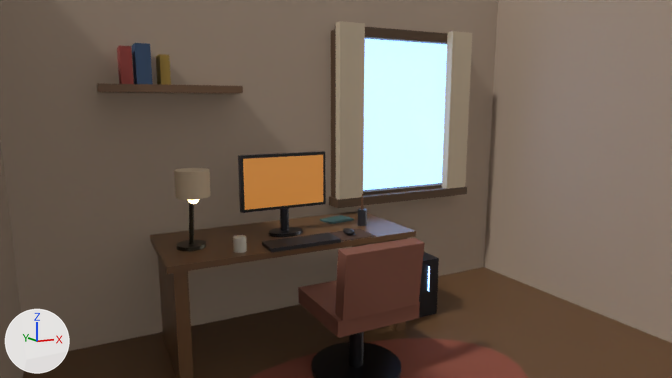
The Blender file Blender/CozyDeskRoom/cozydeskroom.blend as it was, and as the next commit left it.
Both versions are drawn from the file's camera 'Camera_Hero'. Lighting does not change. The marker at lower left points along +X, +Y and +Z. The first picture is the older version.

The scene before the commit, as lines of its bpy script (objects in view):
```python
me_book2_mesh = bpy.data.meshes.new('Book2_Mesh')
me_book2_mesh.from_pydata(...)  # a box spanning x -1.0..1.0, y -1.0..1.0, z -1.0..1.0
me_book2_mesh.materials.append(mat_book2_material)  # dark blue #38506f
me_leftwall_mesh = bpy.data.meshes.new('LeftWall_Mesh')
me_leftwall_mesh.from_pydata(...)  # a box spanning x -1.0..1.0, y -1.0..1.0, z -1.0..1.0
me_leftwall_mesh.materials.append(mat_wallplaster_material_001)  # beige #ad9986
me_monitorscreen_mesh = bpy.data.meshes.new('MonitorScreen_Mesh')
me_monitorscreen_mesh.from_pydata([(-1.0, -1.0, 0.0), (1.0, -1.0, 0.0), (1.0, 1.0, 0.0), (-1.0, 1.0, 0.0)], [], [(0, 1, 2, 3)])
me_monitorscreen_mesh.materials.append(mat_monitorscreen_material_002)  # brown #956938, glowing orange #e7953f
ob_book2 = bpy.data.objects.new('Book2', me_book2_mesh)
ob_book2.location = (-1.18, 1.9, 1.9)
ob_book2.scale = (0.045, 0.11, 0.125)
ob_leftwall = bpy.data.objects.new('LeftWall', me_leftwall_mesh)
ob_leftwall.location = (-2.06, 0.0, 1.35)
ob_leftwall.scale = (0.06, 2.0, 1.35)
ob_monitorscreen = bpy.data.objects.new('MonitorScreen', me_monitorscreen_mesh)
ob_monitorscreen.location = (-0.35, 1.525, 1.13)
ob_monitorscreen.rotation_euler = (1.571, 0.0, 0.0)  # degrees (90, 0, 0)
ob_monitorscreen.scale = (0.29, 0.17, 1.0)
# also in view: 'MonitorFrame' at (-0.35, 1.55, 1.13); 'BackWallLeft' at (-0.85, 2.06, 1.55); 'Keyboard' at (-0.35, 1.25, 0.77); 'RightWall' at (2.06, 0.0, 1.35); 'ComputerTower' at (0.75, 1.55, 0.23)
```
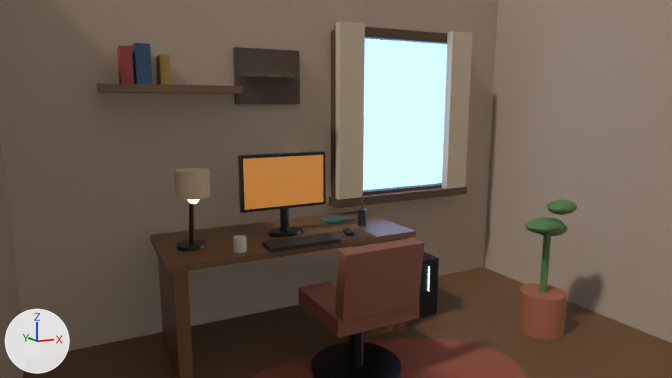
Where the change shows, as pixel boxes [x1, y1, x2, y2] in the pictures (672 x 378 px):
'PictureFrame', added (brown): after [233, 47, 300, 104]
'PlantPot', added (brown): after [517, 283, 567, 340]
'PlantLeaf1', added (dark green): after [525, 217, 564, 233]
'PlantStem', added (dark green): after [539, 217, 551, 293]
'PlantLeaf3', added: after [547, 200, 577, 215]
'PlantLeaf2', added: after [539, 223, 568, 236]
'PictureArt', added: after [246, 75, 299, 78]

The change, as a list of edits to the scene's bpy script:
```text
Add mat_pictureframe_material:
    mat_pictureframe_material = principled_material('PictureFrame_Material')
    mat_pictureframe_material.base_color = (0.07, 0.04, 0.02)  # brown #4b3827
Add mat_plantgreen_material:
    mat_plantgreen_material = principled_material('PlantGreen_Material')
    mat_plantgreen_material.base_color = (0.08, 0.18, 0.06)  # dark green #507645
    mat_plantgreen_material.roughness = 0.7
Add mat_plantpot_material:
    mat_plantpot_material = principled_material('PlantPot_Material')
    mat_plantpot_material.base_color = (0.32, 0.11, 0.05)  # brown #995d3f
    mat_plantpot_material.roughness = 0.9
Add me_pictureart_mesh:
    me_pictureart_mesh.from_pydata([(-1.0, -1.0, 0.0), (1.0, -1.0, 0.0), (1.0, 1.0, 0.0), (-1.0, 1.0, 0.0)], [], [(0, 1, 2, 3)])
Add me_pictureframe_mesh:
    me_pictureframe_mesh.from_pydata(...)  # a box spanning x -1.0..1.0, y -1.0..1.0, z -1.0..1.0
    me_pictureframe_mesh.materials.append(mat_pictureframe_material)  # brown #4b3827
Add me_plantleaf3_mesh:
    me_plantleaf3_mesh.from_pydata(...)  # a UV sphere (16 segments, 8 rings, poles along z) spanning x -1.0..1.0, y -1.0..1.0, z -1.0..1.0
    me_plantleaf3_mesh.materials.append(mat_plantgreen_material)  # dark green #507645
Add me_plantleaf2_mesh:
    me_plantleaf2_mesh.from_pydata(...)  # a UV sphere (16 segments, 8 rings, poles along z) spanning x -1.0..1.0, y -1.0..1.0, z -1.0..1.0
    me_plantleaf2_mesh.materials.append(mat_plantgreen_material)  # dark green #507645
Add me_plantleaf1_mesh:
    me_plantleaf1_mesh.from_pydata(...)  # a UV sphere (16 segments, 8 rings, poles along z) spanning x -1.0..1.0, y -1.0..1.0, z -1.0..1.0
    me_plantleaf1_mesh.materials.append(mat_plantgreen_material)  # dark green #507645
Add me_plantstem_mesh:
    me_plantstem_mesh.from_pydata(...)  # a 32-sided cylinder along z spanning x -1.0..1.0, y -1.0..1.0, z -1.0..1.0
    me_plantstem_mesh.materials.append(mat_plantgreen_material)  # dark green #507645
Add me_plantpot_mesh:
    me_plantpot_mesh.from_pydata(...)  # a 32-sided cylinder along z spanning x -1.0..1.0, y -1.0..1.0, z -1.0..1.0
    me_plantpot_mesh.materials.append(mat_plantpot_material)  # brown #995d3f
Add ob_pictureart:
    ob_pictureart = bpy.data.objects.new('PictureArt', me_pictureart_mesh)
    ob_pictureart.location = (-0.3, 1.945, 1.85)
    ob_pictureart.scale = (0.2, 0.15, 1.0)
Add ob_pictureframe:
    ob_pictureframe = bpy.data.objects.new('PictureFrame', me_pictureframe_mesh)
    ob_pictureframe.location = (-0.3, 1.97, 1.85)
    ob_pictureframe.scale = (0.25, 0.02, 0.2)
Add ob_plantleaf3:
    ob_plantleaf3 = bpy.data.objects.new('PlantLeaf3', me_plantleaf3_mesh)
    ob_plantleaf3.location = (1.35, 0.65, 0.95)
    ob_plantleaf3.scale = (0.12, 0.08, 0.05)
Add ob_plantleaf2:
    ob_plantleaf2 = bpy.data.objects.new('PlantLeaf2', me_plantleaf2_mesh)
    ob_plantleaf2.location = (1.45, 0.8, 0.75)
    ob_plantleaf2.scale = (0.14, 0.09, 0.05)
Add ob_plantleaf1:
    ob_plantleaf1 = bpy.data.objects.new('PlantLeaf1', me_plantleaf1_mesh)
    ob_plantleaf1.location = (1.25, 0.7, 0.82)
    ob_plantleaf1.scale = (0.16, 0.1, 0.05)
Add ob_plantstem:
    ob_plantstem = bpy.data.objects.new('PlantStem', me_plantstem_mesh)
    ob_plantstem.location = (1.35, 0.75, 0.55)
    ob_plantstem.scale = (0.025, 0.025, 0.3)
Add ob_plantpot:
    ob_plantpot = bpy.data.objects.new('PlantPot', me_plantpot_mesh)
    ob_plantpot.location = (1.35, 0.75, 0.15)
    ob_plantpot.scale = (0.16, 0.16, 0.15)
```
